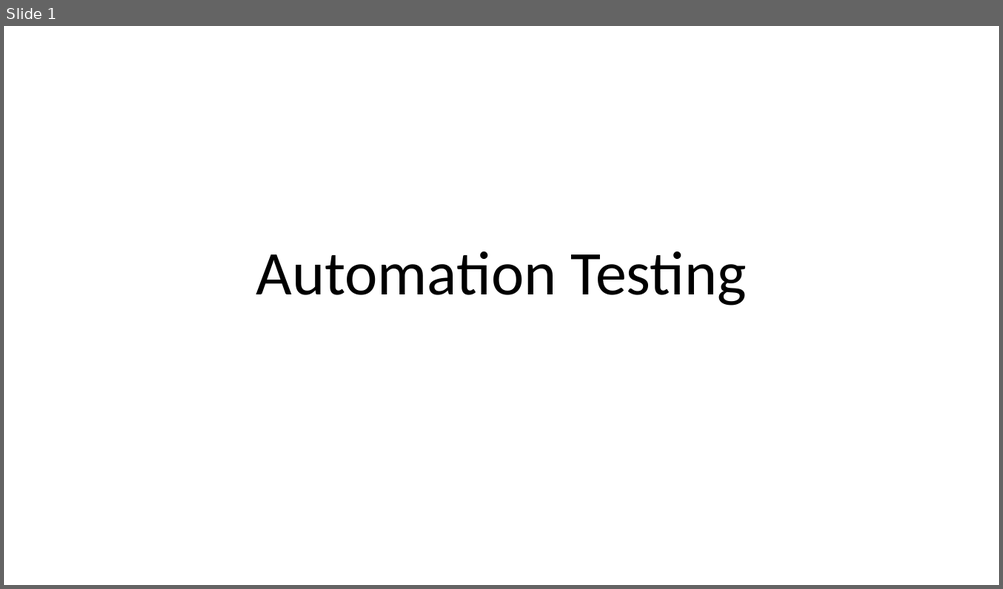
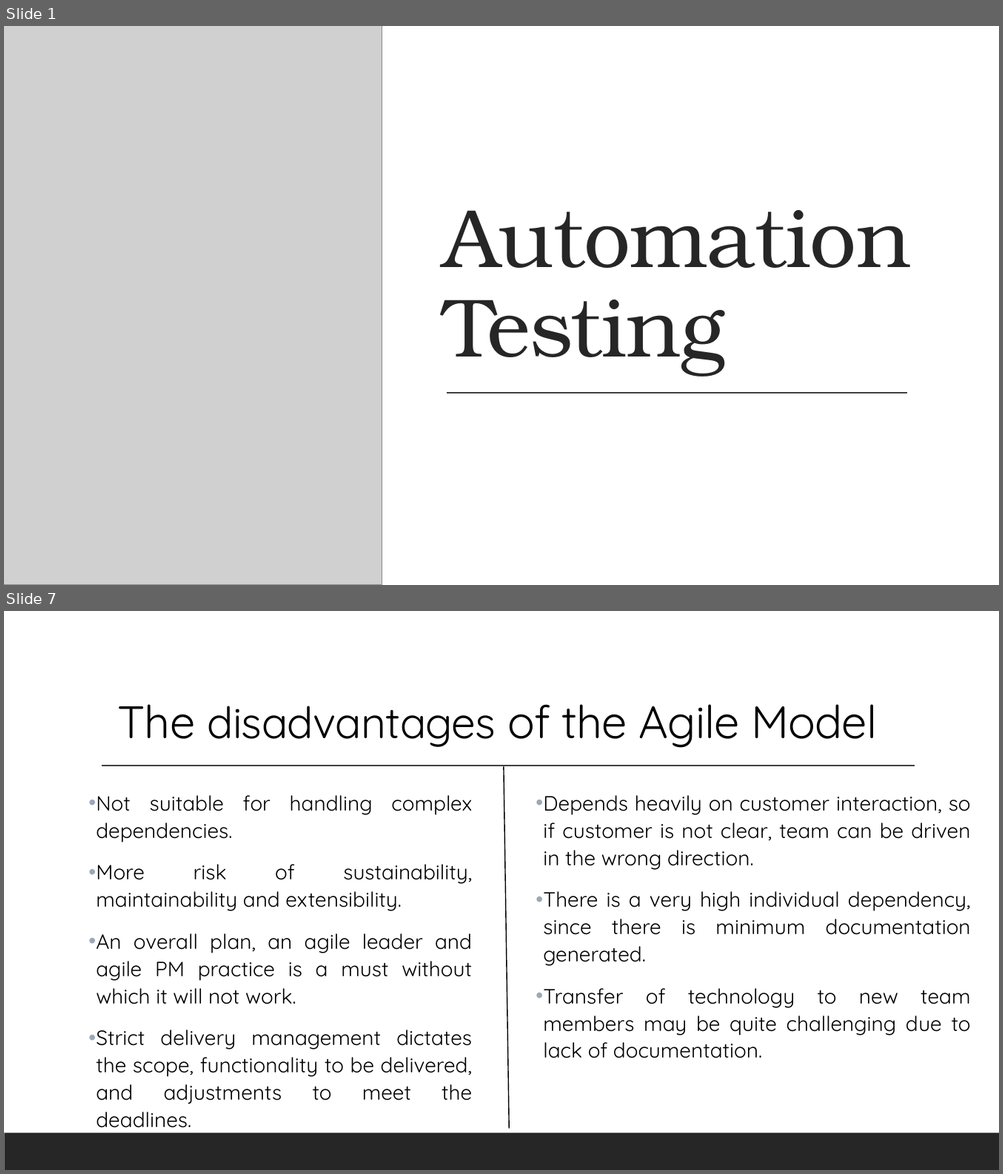
Before and after one commit to aiswaryas97/softwareTestingPresentation, a slide deck: AutomationTesting/AutomationTesting.pptx. Shown one above the other, each under a label of ours: slide 1 before the commit, slides 1 and 7 after it; the slides between them are not shown. The pictures are 1003x589 and 1003x1174 pixels, drawn with LibreOffice and Linux fonts; fonts in the diff are those of the drawing; grey boxes stand for pictures. Boxes give left, top, right and bottom in pixels: in the first picture for what was removed or moved away, otherwise in the second. Text is boxed around its words. In the diff, an @@ line names an element or a change of style, - is before the commit and + after.

```diff
--- a/AutomationTesting/AutomationTesting.pptx
+++ b/AutomationTesting/AutomationTesting.pptx
@@ slide 7 added at box(4, 611, 999, 1170), background #FFFFFF; not listed: 1 template element that a slide beside it also shows @@
@@ title added at box(117, 704, 876, 748), 44 pt, text #000000 @@
+The disadvantages of the Agile Model
@@ line added from (102, 766) to (915, 766), #404040 1 pt @@
@@ line added from (490, 769) to (490, 769), #9BA8B7 1 pt @@
@@ line added from (509, 1129) to (504, 767), #000000 1 pt @@
@@ text added at box(96, 795, 472, 1133), 20 pt, text #000000 @@
+• Not suitable for handling complex dependencies.
+• More risk of sustainability, maintainability and extensibility.
+• An overall plan, an agile leader and agile PM practice is a must without which it will not work.
+• Strict delivery management dictates the scope, functionality to be delivered, and adjustments to meet the deadlines.
@@ text added at box(543, 795, 970, 1059), 20 pt, text #000000 @@
+• Depends heavily on customer interaction, so if customer is not clear, team can be driven in the wrong direction.
+• There is a very high individual dependency, since there is minimum documentation generated.
+• Transfer of technology to new team members may be quite challenging due to lack of documentation.
@@ slide 1 changed as well @@
@@ rectangle added at box(4, 26, 999, 585), fill #FFFFFF @@
@@ picture added at box(4, 26, 382, 585) @@
@@ title "Automation Testing": place and size @@
-title "Automation Testing" at box(256, 252, 747, 306)
+title "Automation Testing" at box(443, 210, 910, 376)
@@ title "Automation Testing" at box(443, 210, 910, 376): size 60 to 80 pt, font Calibri to TeX Gyre Bonum, text colour #000000 to #262626, letter spacing 0 to -0.5 pt; alignment centre to left @@
@@ line added from (447, 393) to (907, 393), #404040 1 pt @@
@@ rectangle added at box(4, 548, 999, 585), fill #262626 @@
```
Also in this commit, not shown: 9 other slides added, 2 slides removed.
